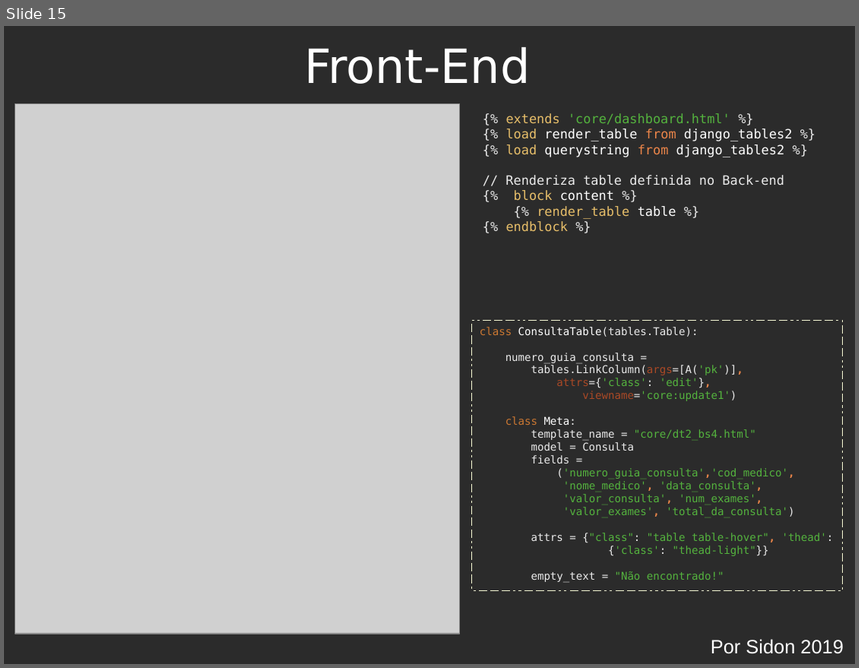
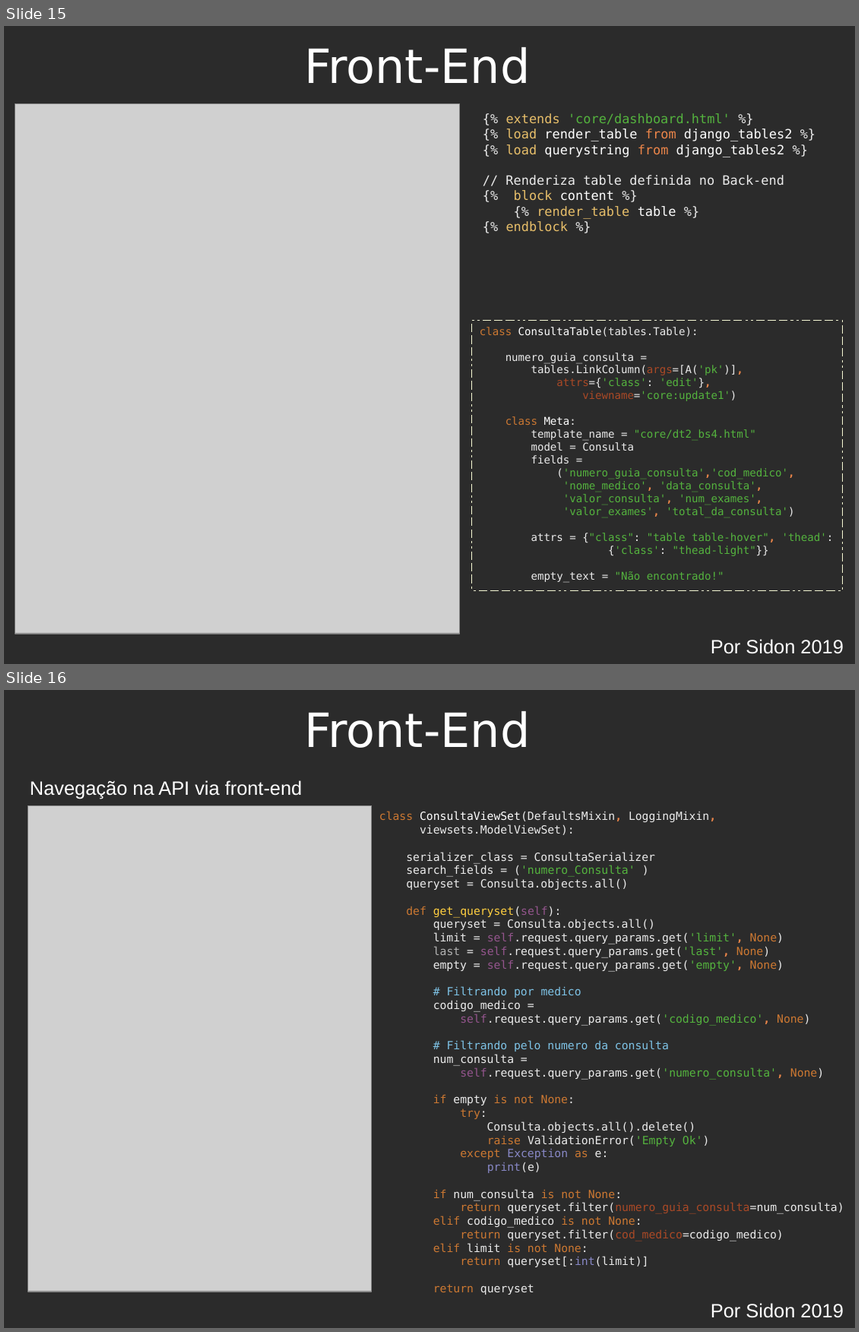
Before and after one commit to Sidon/desafio-mapes, a slide deck: doc/apresentacao_mapes.odp. Shown one above the other, each under a label of ours: slide 15 before the commit, slides 15 and 16 after it. The pictures are 859x668 and 859x1332 pixels, drawn with LibreOffice and Linux fonts; fonts in the diff are those of the drawing; grey boxes stand for pictures; background and template pictures are left out; a plain dark background stands for a picture behind light text. Boxes give left, top, right and bottom in pixels: in the first picture for what was removed or moved away, otherwise in the second. Text is boxed around its words. In the diff, an @@ line names an element or a change of style, - is before the commit and + after.

```diff
--- a/doc/apresentacao_mapes.odp
+++ b/doc/apresentacao_mapes.odp
@@ slide 16 added at (4, 690, 855, 1328), background picture (left out) @@
@@ title added at (304, 711, 530, 748), 44 pt, text #FFFFFF @@
+Front-End
@@ text added at (30, 780, 303, 799), 18 pt, text #FFFFFF @@
+Navegação na API via front-end
@@ picture added at (28, 806, 372, 1293) @@
@@ text added at (379, 811, 844, 1295), 10.5 pt, text #EBEBEB @@
+class ConsultaViewSet(DefaultsMixin, LoggingMixin,
+viewsets.ModelViewSet):
+serializer_class = ConsultaSerializer
+search_fields = ('numero_Consulta' )
+queryset = Consulta.objects.all()
+def get_queryset(self):
+queryset = Consulta.objects.all()
+limit = self.request.query_params.get('limit', None)
+last = self.request.query_params.get('last', None)
+empty = self.request.query_params.get('empty', None)
+# Filtrando por medico
+codigo_medico =
+self.request.query_params.get('codigo_medico', None)
+# Filtrando pelo numero da consulta
+num_consulta =
+self.request.query_params.get('numero_consulta', None)
+if empty is not None:
+try:
+Consulta.objects.all().delete()
+raise ValidationError('Empty Ok')
+except Exception as e:
+print(e)
+if num_consulta is not None:
+return queryset.filter(numero_guia_consulta=num_consulta)
+elif codigo_medico is not None:
+return queryset.filter(cod_medico=codigo_medico)
+elif limit is not None:
+return queryset[:int(limit)]
+return queryset
@@ text added at (711, 1303, 843, 1319), 18 pt, text #FFFFFF @@
+Por Sidon 2019
```
Also in this commit, not shown: 4 slides changed, 2 other slides added, 1 other file.
